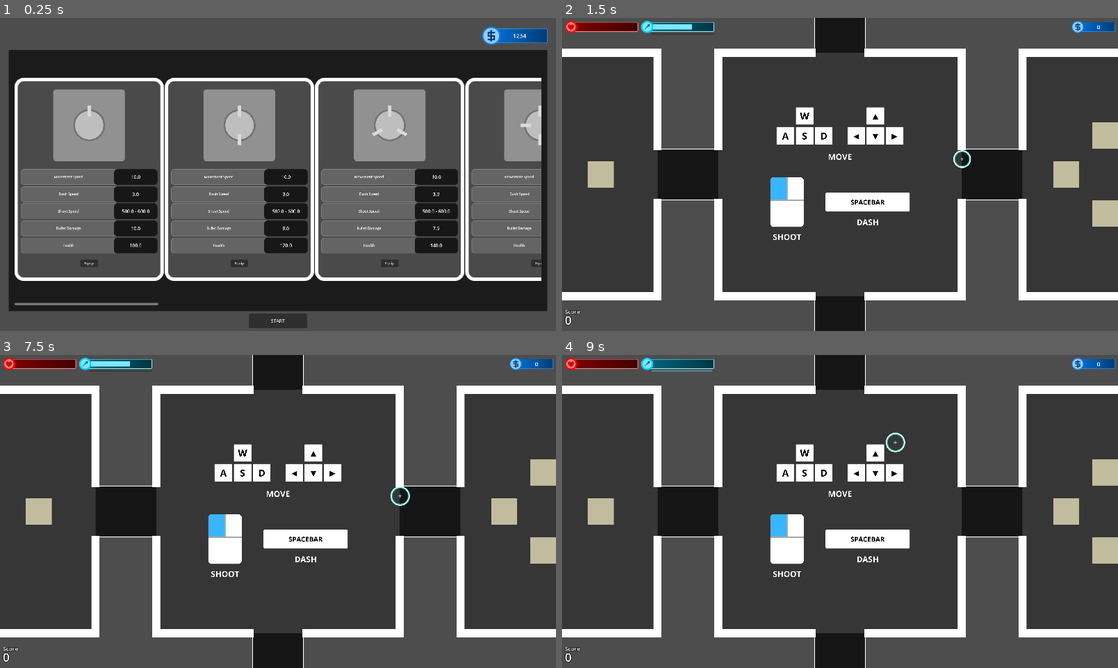
Above: before the commit, frames 1-4 (two rows, left to right).
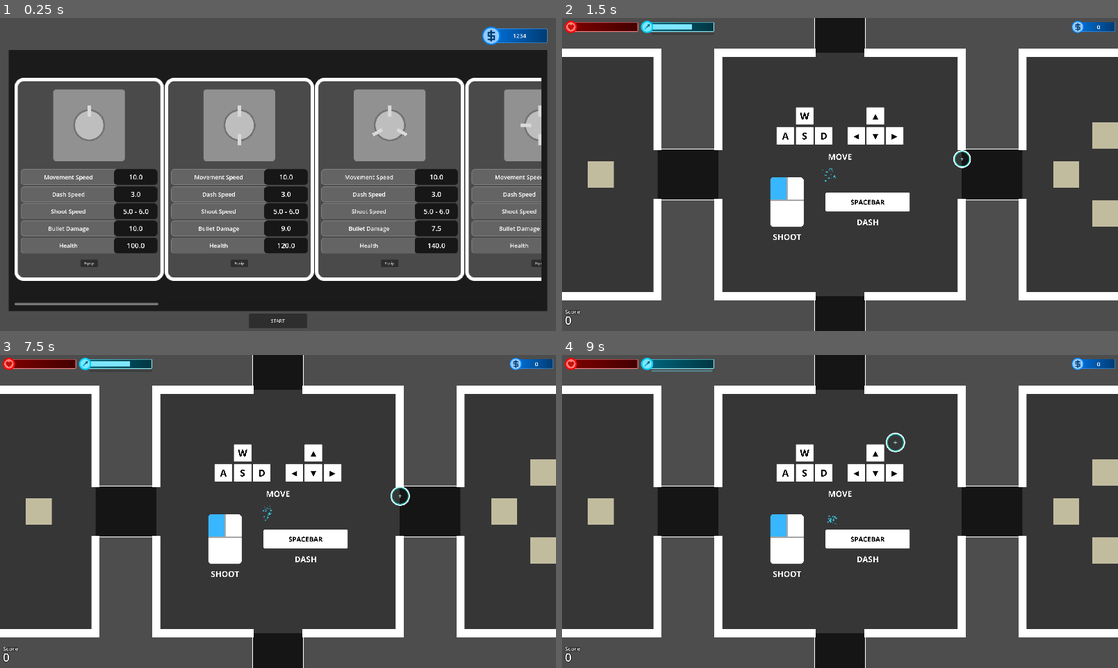
Above: after the commit, the same moments.

Repository: doanryderrhythm/thesis-1-vng-game
Game: Godot game, scene res://scenes/main_scenes/shop_scene.tscn
Same seed, same stepped clock (60 frames per second), same inputs: the game is played once before the commit and once after it.
Inputs (mouse positions are in pixels of both pictures, inside the frame that each line leads up to):
- Up to frame 1 (0.25 s): no input
- Up to frame 2 (1.5 s): click "START" at 0.5 s; tap Enter at 1.25 s; move the mouse to (962, 158) at 1.27 s; hold Right (right) from 1.28 s (still down); tap Space (dash) at 1.35 s; click (962, 158) at 1.42 s
- Up to frame 3 (7.5 s): tap Space (dash) at 2, 2.1, 2.85, 3.5, 3.6, 4.35, 5, 5.1, 5.85, 6.6, 7.35 s; move the mouse to (166, 527) at 2.02 s; release Right (right) at 2.03 s; hold Down (down) 2.03-2.78 s; tap Enter at 2.75, 4.25 s; move the mouse to (333, 442) at 2.77 s; hold Right (right) 2.78-3.53 s; move the mouse to (250, 574) at 3.52 s; hold Up (up) 3.53-4.28 s; click (250, 574) at 3.67 s; move the mouse to (444, 558) at 4.27 s; hold Left (left) 4.28-5.78 s; move the mouse to (111, 464) at 5.02 s; move the mouse to (305, 511) at 5.77 s; hold Down (down) 5.78-6.53 s; click (305, 511) at 5.92 s; move the mouse to (194, 433) at 6.52 s; hold Right (right) 6.53-7.28 s; move the mouse to (400, 495) at 7.27 s; hold Up (up) from 7.28 s (still down)
- Up to frame 4 (9 s): move the mouse to (728, 527) at 8.02 s; release Up (up) at 8.03 s; hold Right (right) 8.03-8.78 s; tap Space (dash) at 8.1, 8.85 s; click (728, 527) at 8.17 s; move the mouse to (895, 442) at 8.77 s; hold Down (down) from 8.78 s (still down)

The runs differ from the first frame. In frame 1, 1.4% of the frame differs, in the area x 8-98%, y 50-74%; in frame 2, less than 0.1%; in frame 3, less than 0.1%; in frame 4, less than 0.1%.

Commit message:
Fixed bugs, added a health bar

Diff:
--- /dev/null
+++ b/untitled-thesis-1-game/effects/player_dash_particles.tscn
@@ -0,0 +1,46 @@
+[gd_scene format=3 uid="uid://bexujrptpsiec"]
+
+[ext_resource type="Texture2D" uid="uid://blmvcbloyiin4" path="res://sprites/effects/glow.png" id="1_kn73n"]
+
+[sub_resource type="CanvasItemMaterial" id="CanvasItemMaterial_kn73n"]
+blend_mode = 1
+
+[sub_resource type="Gradient" id="Gradient_f55bl"]
+offsets = PackedFloat32Array(0, 0.65, 1)
+colors = PackedColorArray(1, 1, 1, 1, 1, 1, 1, 1, 1, 1, 1, 0)
+
+[sub_resource type="Gradient" id="Gradient_tfv7c"]
+colors = PackedColorArray(0.4145053, 0.4145053, 0.4145053, 1, 1, 1, 1, 1)
+
+[sub_resource type="GDScript" id="GDScript_kn73n"]
+script/source = "extends CPUParticles2D
+
+var stay_time: float = 0.0
+
+func _process(delta: float) -> void:
+	stay_time += delta
+	if is_instance_valid(self) and stay_time > 1.0:
+		queue_free()
+"
+
+[node name="PlayerDashParticles" type="CPUParticles2D" unique_id=108549284]
+material = SubResource("CanvasItemMaterial_kn73n")
+emitting = false
+amount = 20
+texture = ExtResource("1_kn73n")
+lifetime = 0.2
+one_shot = true
+explosiveness = 1.0
+emission_shape = 1
+emission_sphere_radius = 30.0
+direction = Vector2(-1, 0)
+spread = 30.0
+gravity = Vector2(0, 0)
+initial_velocity_min = 410.05
+initial_velocity_max = 1000.0
+scale_amount_min = 0.2
+scale_amount_max = 0.5
+color = Color(0, 0.7989783, 1, 1)
+color_ramp = SubResource("Gradient_f55bl")
+color_initial_ramp = SubResource("Gradient_tfv7c")
+script = SubResource("GDScript_kn73n")
--- a/untitled-thesis-1-game/scenes/enemies/base_enemy.tscn
+++ b/untitled-thesis-1-game/scenes/enemies/base_enemy.tscn
@@ -8,6 +8,7 @@
 [ext_resource type="AudioStream" uid="uid://kjqysipjyi6k" path="res://sfx/enemy_shoot.wav" id="6_n2ebm"]
 [ext_resource type="AudioStream" uid="uid://cwqp446t35x4d" path="res://sfx/enemy_hurt.wav" id="7_i1su5"]
 [ext_resource type="AudioStream" uid="uid://dpxrdf5q83rgv" path="res://sfx/enemy_dead.wav" id="8_i1su5"]
+[ext_resource type="PackedScene" uid="uid://c8qylec1lrses" path="res://scenes/ui/enemy_health_bar.tscn" id="9_hwcqj"]
 
 [sub_resource type="CircleShape2D" id="CircleShape2D_gbcqu"]
 radius = 55.03635
@@ -73,6 +74,9 @@
 &"hurt": SubResource("Animation_n2ebm")
 }
 
+[sub_resource type="ViewportTexture" id="ViewportTexture_h4c3k"]
+viewport_path = NodePath("HealthBarSubViewport")
+
 [node name="BaseEnemy" type="CharacterBody2D" unique_id=957259601]
 collision_layer = 0
 script = ExtResource("1_gbcqu")
@@ -120,7 +124,6 @@
 avoidance_enabled = true
 radius = 260.56
 neighbor_distance = 35005.63
-debug_enabled = true
 debug_use_custom = true
 debug_path_custom_color = Color(0.99999994, 0.16973957, 0.28575546, 1)
 
@@ -136,6 +139,14 @@
 [node name="DeadAudio" type="AudioStreamPlayer2D" parent="." unique_id=915990040]
 stream = ExtResource("8_i1su5")
 
+[node name="HealthBarSubViewport" type="SubViewport" parent="." unique_id=1692427199]
+transparent_bg = true
+
+[node name="EnemyHealthBar" parent="HealthBarSubViewport" unique_id=1327824101 instance=ExtResource("9_hwcqj")]
+
+[node name="HealthBarViewport" type="Sprite2D" parent="." unique_id=1871929559]
+texture = SubResource("ViewportTexture_h4c3k")
+
 [connection signal="timeout" from="ShootingDelayTimer" to="." method="_on_shooting_delay_timer_timeout"]
 [connection signal="timeout" from="NavigationTimer" to="." method="_on_navigation_timer_timeout"]
 [connection signal="velocity_computed" from="NavigationAgent2D" to="." method="_on_navigation_agent_2d_velocity_computed"]
--- /dev/null
+++ b/untitled-thesis-1-game/scenes/ui/enemy_health_bar.tscn
@@ -0,0 +1,33 @@
+[gd_scene format=3 uid="uid://c8qylec1lrses"]
+
+[ext_resource type="Texture2D" uid="uid://bs76jafrhkgq8" path="res://sprites/bars/health_bar_sprite.png" id="1_aw7yj"]
+[ext_resource type="Script" uid="uid://cse7qd7ruki4b" path="res://scripts/ui/enemy_health_bar.gd" id="1_eniyr"]
+
+[sub_resource type="AtlasTexture" id="AtlasTexture_eniyr"]
+atlas = ExtResource("1_aw7yj")
+region = Rect2(0, 0, 232, 34)
+
+[sub_resource type="AtlasTexture" id="AtlasTexture_ynmrj"]
+atlas = ExtResource("1_aw7yj")
+region = Rect2(0, 68, 232, 34)
+
+[node name="EnemyHealthBar" type="CanvasLayer" unique_id=1327824101]
+script = ExtResource("1_eniyr")
+
+[node name="HealthBar" type="TextureProgressBar" parent="." unique_id=112947772]
+anchors_preset = 8
+anchor_left = 0.5
+anchor_top = 0.5
+anchor_right = 0.5
+anchor_bottom = 0.5
+offset_left = -116.0
+offset_top = -100.0
+offset_right = 116.0
+offset_bottom = -66.0
+grow_horizontal = 2
+grow_vertical = 2
+scale = Vector2(0.6, 0.6)
+pivot_offset = Vector2(116, 17)
+value = 50.0
+texture_under = SubResource("AtlasTexture_eniyr")
+texture_progress = SubResource("AtlasTexture_ynmrj")
--- a/untitled-thesis-1-game/scenes/ui/skin_ui_item.tscn
+++ b/untitled-thesis-1-game/scenes/ui/skin_ui_item.tscn
@@ -4,9 +4,10 @@
 [ext_resource type="Script" uid="uid://c27ephbav11t1" path="res://scripts/ui/skin_ui_item.gd" id="2_kl2uk"]
 
 [sub_resource type="LabelSettings" id="LabelSettings_23vwc"]
-font_size = 12
+font_size = 20
 
 [sub_resource type="LabelSettings" id="LabelSettings_nj366"]
+font_size = 24
 
 [node name="SkinUIItem" type="TextureRect" unique_id=293957393]
 custom_minimum_size = Vector2(262, 356)
@@ -45,7 +46,6 @@
 label_settings = SubResource("LabelSettings_23vwc")
 horizontal_alignment = 1
 vertical_alignment = 1
-metadata/_edit_use_anchors_ = true
 
 [node name="DashSpeedLabel" type="Label" parent="." unique_id=478212376]
 layout_mode = 1
--- a/untitled-thesis-1-game/scripts/autoload/game_manager.gd
+++ b/untitled-thesis-1-game/scripts/autoload/game_manager.gd
@@ -124,7 +124,7 @@
 		stage_stats[current_level].min_enemy,
 		stage_stats[current_level].max_enemy
 		)
-	current_enemies_num = enemies_num
+	current_enemies_num = 0
 
 	for i in range(enemies_num):
 		var rand_enemy = enemy_scenes[randi_range(0, enemy_scenes.size() - 1)]
@@ -208,7 +208,6 @@
 
 func deduct_enemies() -> void:
 	current_enemies_num -= 1
-	print(current_enemies_num)
 	if current_enemies_num <= 0:
 		current_phase -= 1
 		if current_phase > 0:
--- a/untitled-thesis-1-game/scripts/autoload/value_storer.gd
+++ b/untitled-thesis-1-game/scripts/autoload/value_storer.gd
@@ -13,6 +13,7 @@
 var enemies_node: String = "Enemies"
 var enemy_particles_node: String = "EnemyParticles"
 var bullet_particles_node: String = "BulletParticles"
+var player_dash_particles_node: String = "PlayerDashParticles"
 var bullets_node: String = "Bullets"
 var lazers_node: String = "Lazers"
 var spikes_node: String = "Spikes"
--- a/untitled-thesis-1-game/scripts/effects/enemy_spawn_effects.gd
+++ b/untitled-thesis-1-game/scripts/effects/enemy_spawn_effects.gd
@@ -25,6 +25,7 @@
 	pass
 
 func spawn_enemy() -> void:
+	GameManager.current_enemies_num += 1
 	var parent = get_tree().current_scene.find_child(ValueStorer.enemies_node)
 	if parent == null:
 		push_error("Enemies node not found!")
--- a/untitled-thesis-1-game/scripts/enemies/base_enemy.gd
+++ b/untitled-thesis-1-game/scripts/enemies/base_enemy.gd
@@ -2,6 +2,8 @@
 class_name BaseEnemy
 
 @export var damage: float
+
+@onready var sprite: Sprite2D = $Sprite2D
 
 @onready var shoot_markers_storer = $ShootingMarkers
 var shoot_markers: Array[Marker2D]
@@ -25,9 +27,13 @@
 
 @onready var reward_listener: RewardListener = load("res://resources/rewards/reward_listener.tres")
 
+@onready var health_bar_sub_viewport: EnemyHealthBar = $HealthBarSubViewport/EnemyHealthBar
+@onready var health_bar_sprite: Sprite2D = $HealthBarViewport
+
 func _ready() -> void:
 	anim.play("default")
 	health = enemy_stats.health
+	health_bar_sub_viewport.set_up_health(enemy_stats.health, health)
 
 	dead.connect(GameManager.deduct_enemies)
 	goal = GameManager.player
@@ -48,10 +54,10 @@
 
 func check_move() -> void:
 	if not is_moving:
-		modulate = enemy_stats.enemy_color
+		sprite.modulate = enemy_stats.enemy_color
 		navigation_agent.process_mode = Node.PROCESS_MODE_DISABLED
 	else:
-		modulate = enemy_stats.enemy_color_moving
+		sprite.modulate = enemy_stats.enemy_color_moving
 		navigation_agent.process_mode = Node.PROCESS_MODE_INHERIT
 
 func take_damage(_damage: float) -> void:
@@ -59,23 +65,26 @@
 		return
 
 	health -= _damage
+	health_bar_sub_viewport.change_health(health)
 	GameManager.add_score(1)
 	anim.play("hurt")
 	hurt_audio.play()
 	if health <= 0:
 		is_dead = true
 		GameManager.add_score(20)
-		dead.emit()
 		dead_audio.play()
 		spawn_killed_particles()
 		throw_reward()
 		var parent = get_tree().current_scene
 		dead_audio.reparent(parent)
 		queue_free()
+		call_deferred("emit_dead_signal")
 
 func _process(_delta: float) -> void:
 	if GameManager.player:
 		look_at(GameManager.player.position)
+
+	health_bar_sprite.rotation = -rotation
 
 func _physics_process(_delta: float) -> void:
 	var current_position: Vector2 = self.global_transform.origin
@@ -125,7 +134,10 @@
 	var killed_particles = enemy_killed_particles.instantiate()
 	killed_particles.color = modulate
 	killed_particles.global_position = global_position
-	get_parent().add_child(killed_particles)
+
+	var parent = get_tree().current_scene.find_child(ValueStorer.enemy_particles_node)
+	if parent:
+		parent.add_child(killed_particles)
 
 func hurt(area: Area2D) -> void:
 	if is_dead:
@@ -145,7 +157,7 @@
 		spawn_killed_particles()
 		throw_reward()
 		queue_free()
-		dead.emit()
+		call_deferred("emit_dead_signal")
 	else:
 		take_damage(5.0)
 
@@ -173,3 +185,6 @@
 		parent.call_deferred("add_child", reward_scene)
 		reward_scene.position = self.position
 	pass
+
+func emit_dead_signal() -> void:
+	dead.emit()
--- a/untitled-thesis-1-game/scripts/player/player.gd
+++ b/untitled-thesis-1-game/scripts/player/player.gd
@@ -27,6 +27,7 @@
 var _shoot_markers: Array[Marker2D]
 @onready var _shooting_delay_timer: Timer = $ShootingDelayTimer
 
+@onready var _dash_particles: PackedScene = preload("res://effects/player_dash_particles.tscn")
 @onready var _dash_timer: Timer = $DashTimer
 @onready var _dash_wait_timer: Timer = $DashWaitTimer
 var _dash_direction_vector: Vector2 = Vector2(0, 0)
@@ -106,6 +107,14 @@
 		_dash_audio.play()
 		toggle_dash(true)
 		_dash_timer.start()
+
+		var dash_par: CPUParticles2D = _dash_particles.instantiate()
+		var parent = get_tree().current_scene.find_child(ValueStorer.player_dash_particles_node)
+		if parent:
+			parent.add_child(dash_par)
+		dash_par.position = position
+		dash_par.rotation = rotation
+		dash_par.emitting = true
 
 		if _dash_count <= 0:
 			_dash_wait_timer.start()
--- /dev/null
+++ b/untitled-thesis-1-game/scripts/ui/enemy_health_bar.gd
@@ -0,0 +1,12 @@
+extends CanvasLayer
+class_name EnemyHealthBar
+
+@onready var health_bar: TextureProgressBar = $HealthBar
+
+func set_up_health(max_value: float, current: float) -> void:
+	health_bar.min_value = 0.0
+	health_bar.max_value = max_value
+	health_bar.value = current
+
+func change_health(value: float) -> void:
+	health_bar.value = value
--- a/untitled-thesis-1-game/scripts/ui/skin_ui_item.gd
+++ b/untitled-thesis-1-game/scripts/ui/skin_ui_item.gd
@@ -19,7 +19,8 @@
 	skin_placeholder.texture = skin_stats.sprite
 	move_speed_value_text.text = str(skin_stats.move_speed / 100.0)
 	dash_speed_value_text.text = str(skin_stats.dash_speed)
-	shoot_speed_value_text.text = str(skin_stats.bullet_res.min_speed) + " - " + str(skin_stats.bullet_res.max_speed)
+	shoot_speed_value_text.text = str(skin_stats.bullet_res.min_speed / 100.0) \
+		+ " - " + str(skin_stats.bullet_res.max_speed / 100.0)
 	bullet_damage_value_text.text = str(skin_stats.bullet_res.damage)
 	health_value_text.text = str(skin_stats.health)
 	pass
Not shown, added: untitled-thesis-1-game/scripts/ui/enemy_health_bar.gd.uid
